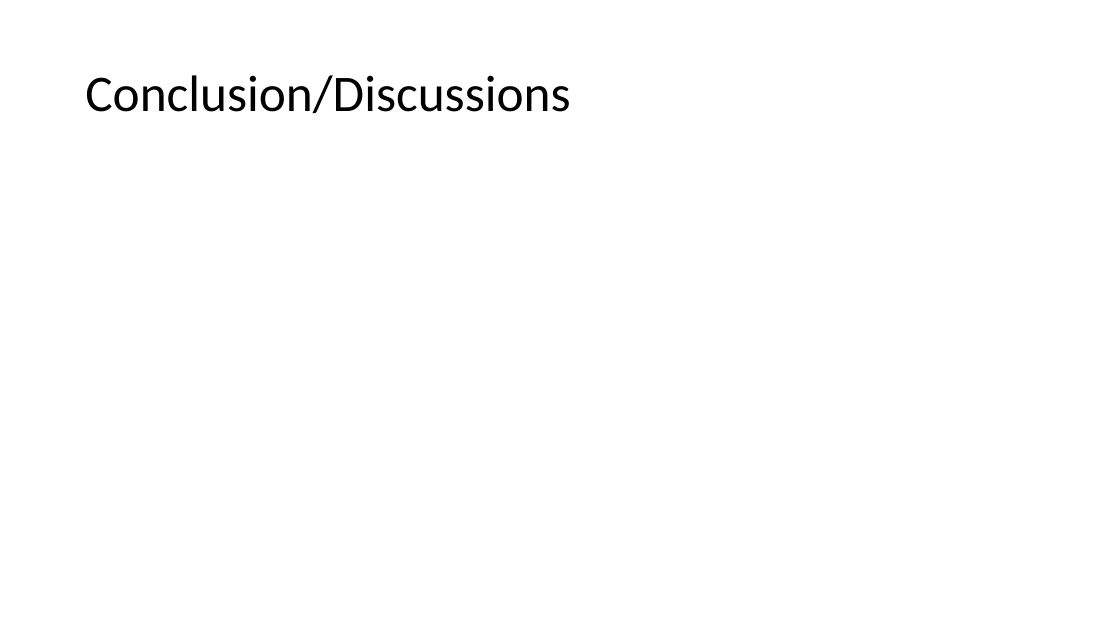
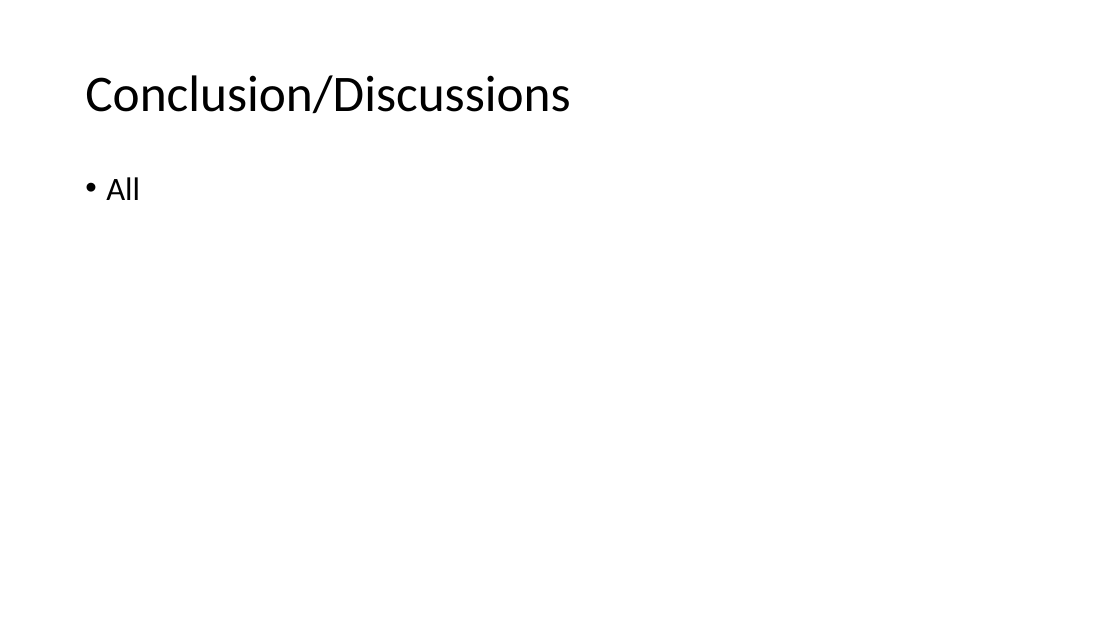
Before and after one commit to elkinst65/QTW_08, a slide deck: slide 9 of infographic.pptx (slide 8 before the commit). Drawn at 1120x630 pixels with LibreOffice and Linux fonts; fonts in the diff are those of the drawing. Boxes give left, top, right and bottom in pixels: in the first picture for what was removed or moved away, otherwise in the second. Text is boxed around its words. In the diff, an @@ line names an element or a change of style, - is before the commit and + after.

```diff
--- a/infographic.pptx
+++ b/infographic.pptx
@@ text added at bbox=[106, 177, 140, 200], 28 pt, text #000000 @@
+• All
```
Also in this commit, not shown: 5 other slides changed, 1 slide added.
